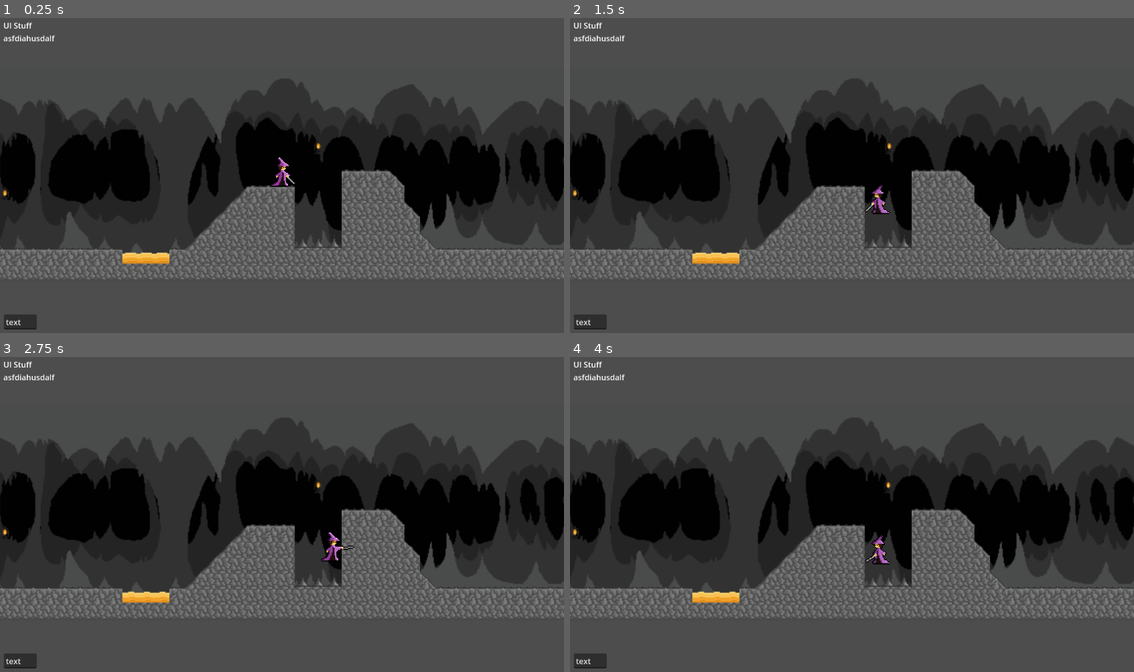
Above: before the commit, frames 1-4 (two rows, left to right).
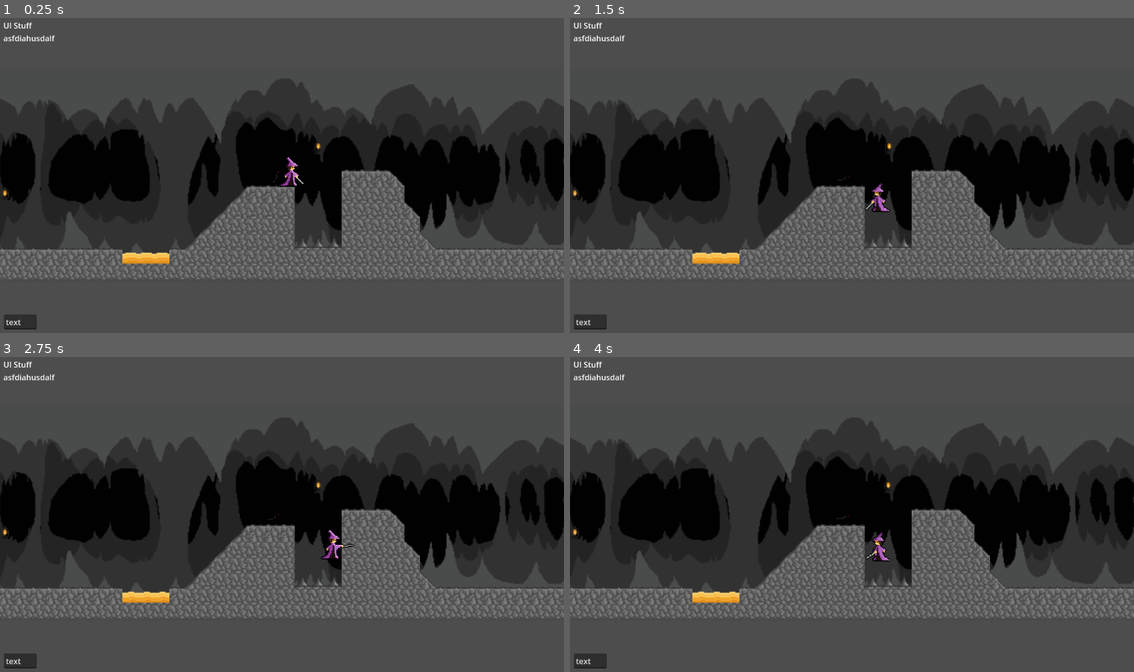
Above: after the commit, the same moments.

Repository: Northwood-Game-Development-Club/wizards-and-dragons
Game: Godot game, scene res://main scene.tscn
Same seed, same stepped clock (60 frames per second), same inputs: the game is played once before the commit and once after it.
Inputs:
- Up to frame 1 (0.25 s): no input
- Up to frame 2 (1.5 s): hold Right (Right) 0.53-1.28 s; tap Shift (Attack) at 0.6, 1.35 s; tap Up (Jump) at 0.77 s; hold Left (Left) from 1.28 s (still down)
- Up to frame 3 (2.75 s): tap Up (Jump) at 1.52 s; tap Enter at 2 s; release Left (Left) at 2.03 s; hold Right (Right) from 2.03 s (still down); tap Shift (Attack) at 2.1 s
- Up to frame 4 (4 s): tap Shift (Attack) at 2.85, 3.6 s; tap Up (Jump) at 3.02, 3.77 s; tap Space at 3.5 s; release Right (Right) at 3.53 s; hold Left (Left) from 3.53 s (still down)

The runs differ from the first frame. In frame 1, 0.3% of the frame differs, in the area x 48-54%, y 44-54%; in frame 2, 0.2%; in frame 3, 0.2%; in frame 4, 0.2%.

Commit message:
enemy rotates

Diff:
--- a/Bat_Crow.gd
+++ b/Bat_Crow.gd
@@ -1,11 +1,11 @@
 extends RigidBody2D
 
-var rotationSpeed = 2.0
+var rotationSpeed = 100
 
 func _physics_process(delta):
-	rotateToTarget(%RigidBody2D, delta)
+	rotateToTarget(get_node("/root/Node2D/Player"), delta)
 
 func rotateToTarget(target, delta):
 	var direction = (target.global_position - global_position)
-	var angleTo = $Sprite.transform.x.angle_to(direction)
-	$Sprite.rotate(sign(angleTo) * min(delta*rotationSpeed, abs(angleTo)))
+	var angleTo = transform.x.angle_to(direction)
+	rotate(sign(angleTo) * min(delta*rotationSpeed, abs(angleTo)))
--- a/Skeleton_Wizard.tscn
+++ b/Skeleton_Wizard.tscn
@@ -89,7 +89,7 @@
 "speed": 10.0
 }]
 
-[node name="Node2D" type="Node2D"]
+[node name="Node2D2" type="Node2D"]
 
 [node name="Skeleton_Wizard" type="RigidBody2D" parent="."]
 
--- a/flying_enemy.tscn
+++ b/flying_enemy.tscn
@@ -97,9 +97,10 @@
 "speed": 10.0
 }]
 
-[node name="Node2D" type="Node2D"]
+[node name="Node2D2" type="Node2D"]
 
 [node name="Bat_Crow" type="RigidBody2D" parent="."]
+gravity_scale = 0.0
 script = ExtResource("1_5fcux")
 
 [node name="CollisionShape2D" type="CollisionShape2D" parent="Bat_Crow"]
@@ -107,6 +108,7 @@
 
 [node name="AnimatedSprite2D" type="AnimatedSprite2D" parent="Bat_Crow"]
 texture_filter = 1
+rotation = 3.14159
 sprite_frames = SubResource("SpriteFrames_mv6bb")
 animation = &"Crow Flying"
 frame_progress = 0.711068
--- a/main scene.tscn
+++ b/main scene.tscn
@@ -27,6 +27,7 @@
 [ext_resource type="Texture2D" uid="uid://dwiqi4dpbisp5" path="res://pngs/rock top left.png" id="16_qbcyk"]
 [ext_resource type="Texture2D" uid="uid://cn6qvv7xkvame" path="res://pngs/rock full.png" id="17_fo468"]
 [ext_resource type="Texture2D" uid="uid://bp6k4j8p7k5m7" path="res://pngs/rock diagonal right.png" id="18_6mnjd"]
+[ext_resource type="PackedScene" uid="uid://8dajvgnkly4j" path="res://flying_enemy.tscn" id="28_puoiw"]
 
 [sub_resource type="TileSetAtlasSource" id="TileSetAtlasSource_f4dki"]
 texture = ExtResource("1_3jmtp")
@@ -321,22 +322,23 @@
 format = 2
 layer_0/tile_data = PackedInt32Array(196598, 8, 0, 196597, 8, 0, 196596, 5, 0, 196595, 8, 0, 196594, 7, 0, 196593, 5, 0 …(1668 unchanged characters)…
 
-[node name="RigidBody2D" type="RigidBody2D" parent="."]
+[node name="Player" type="RigidBody2D" parent="."]
+unique_name_in_owner = true
 lock_rotation = true
 max_contacts_reported = 1
 contact_monitor = true
 script = ExtResource("1_22pw7")
 
-[node name="CollisionShape2D" type="CollisionShape2D" parent="RigidBody2D"]
+[node name="CollisionShape2D" type="CollisionShape2D" parent="Player"]
 shape = SubResource("CapsuleShape2D_45u8l")
 
-[node name="PlayerSprite" type="AnimatedSprite2D" parent="RigidBody2D/CollisionShape2D"]
+[node name="PlayerSprite" type="AnimatedSprite2D" parent="Player/CollisionShape2D"]
 unique_name_in_owner = true
 texture_filter = 1
 sprite_frames = ExtResource("1_ntx3l")
 animation = &"flipped"
 
-[node name="PlayerArm" type="AnimatedSprite2D" parent="RigidBody2D/CollisionShape2D"]
+[node name="PlayerArm" type="AnimatedSprite2D" parent="Player/CollisionShape2D"]
 unique_name_in_owner = true
 texture_filter = 1
 sprite_frames = ExtResource("2_u2484")
@@ -389,3 +391,5 @@
 
 [node name="Sprite2D" type="Sprite2D" parent="ParallaxBackground/ParallaxLayer4"]
 texture = ExtResource("4_e304j")
+
+[node name="Node2D2" parent="." instance=ExtResource("28_puoiw")]
Not shown: 1 places in Skeleton_Wizard.tscn that only renumber resources
Not shown: 1 places in armframes.tres that only renumber resources
Not shown: 1 places in main scene.tscn that only renumber resources
Not shown: 1 places in playerframes.tres that only renumber resources
